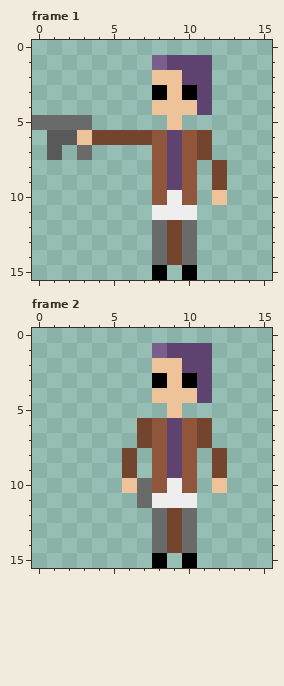
Pixel-art file -- client/Assets/Art/Characters/aura.aseprite. That is the earlier state.
16x16 pixels, 2 frames. Shown: frame 1, frame 2.
Once edited:
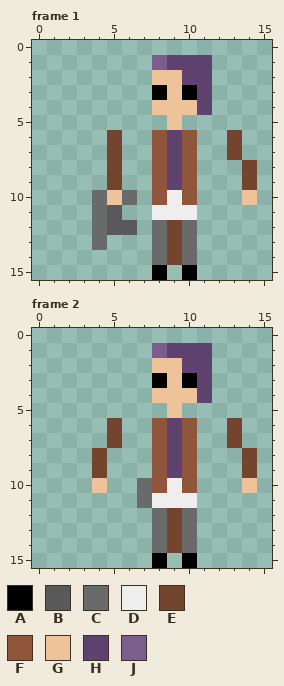
Palette (. is transparent): A #000000  B #595959  C #696a6a  D #eeeeee  E #73442e  F #8f563b  G #eec39a  H #5e426f  J #7b5e8c
The edit:
Frame 1:
Colour B now appears in row 11 at x 5; in row 12 at x 5 to 6.
Colour C now appears in row 10 at x 4 and 6; in rows 11 to 13 at x 4.
Colour E now appears in row 6 at x 13; in row 7 at x 5 and 13; in rows 8 to 9 at x 5 and 14.
Colour G now appears in row 10 at x 5 and 14.
Colour B is removed in row 6 at x 1 to 2; in row 7 at x 1.
Colour C is removed in row 5 at x 0 to 3; in row 7 at x 3.
Colour E is removed in row 6 at x 4, 6 to 7 and 11; in row 7 at x 11; in rows 8 to 9 at x 12.
Colour G is removed in row 6 at x 3; in row 10 at x 12.
Frame 2:
Colour E now appears in rows 6 to 7 at x 5 and 13; in rows 8 to 9 at x 4 and 14.
Colour G now appears in row 10 at x 4 and 14.
Colour E is removed in rows 6 to 7 at x 7 and 11; in rows 8 to 9 at x 6 and 12.
Colour G is removed in row 10 at x 6 and 12.
Where, in picture pixels (left, top, right, bottom), the same in both pictures:
changed: (32, 115, 257, 250)
changed: (92, 418, 257, 493)
